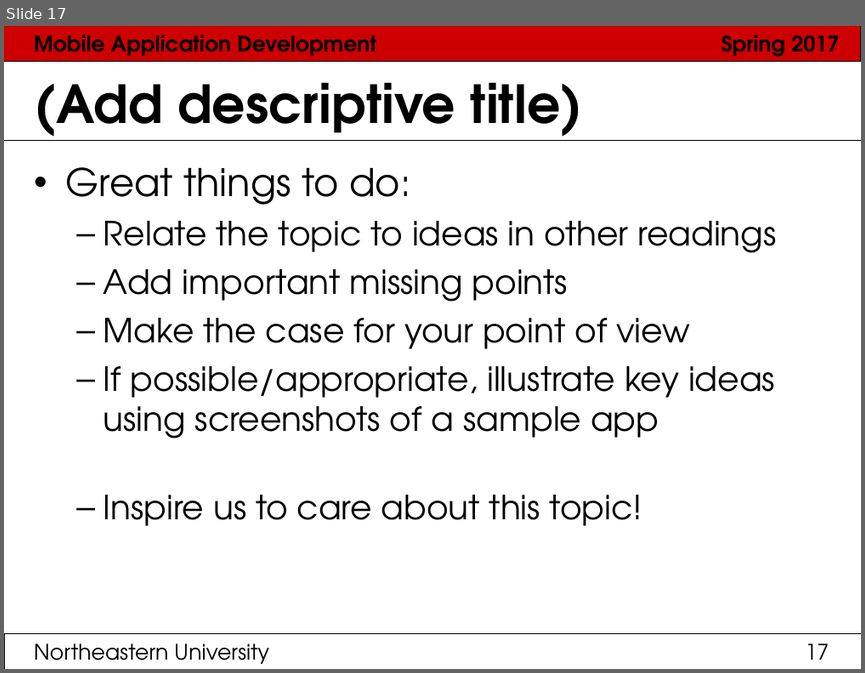
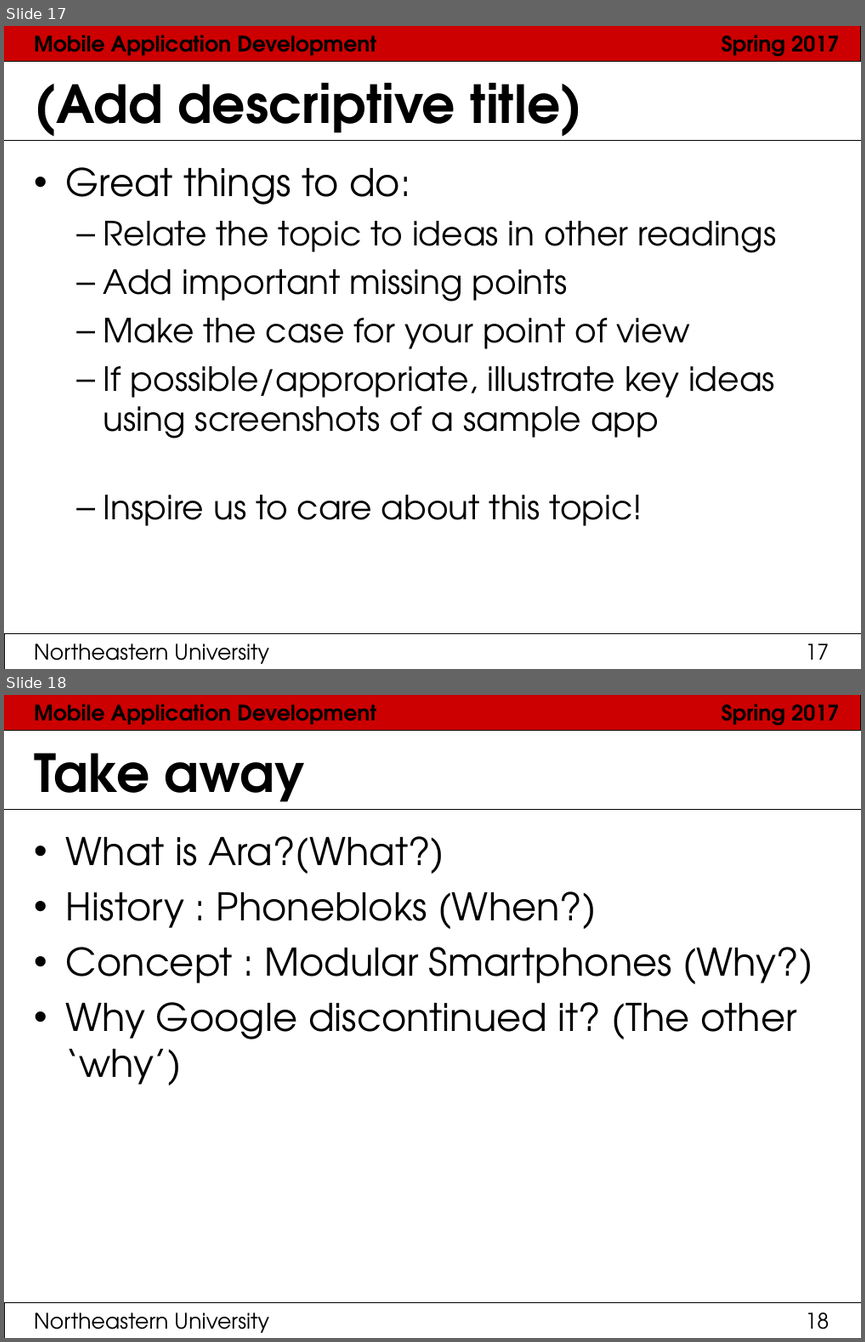
Before and after one commit to bharat94/MAD_Docs, a slide deck: PaperPresentation.ppt. Shown one above the other, each under a label of ours: slide 17 before the commit, slides 17 and 18 after it. The pictures are 865x673 and 865x1342 pixels, drawn with LibreOffice and Linux fonts; fonts in the diff are those of the drawing. Boxes give left, top, right and bottom in pixels: in the first picture for what was removed or moved away, otherwise in the second. Text is boxed around its words. In the diff, an @@ line names an element or a change of style, - is before the commit and + after.

```diff
--- a/PaperPresentation.ppt
+++ b/PaperPresentation.ppt
@@ slide 18 added at (x1=4, y1=695, x2=861, y2=1338), background #FFFFFF; not listed: 6 template elements that a slide beside it also shows @@
@@ title added at (x1=34, y1=753, x2=305, y2=810), 44 pt, text #000000, bold @@
+Take away
@@ text added at (x1=66, y1=836, x2=812, y2=1085), 32 pt, text #000000 @@
+• What is Ara?(What?)
+• History : Phonebloks (When?)
+• Concept : Modular Smartphones (Why?)
+• Why Google discontinued it? (The other ‘why’)
```
Also in this commit, not shown: 2 slides changed, 1 slide removed.
